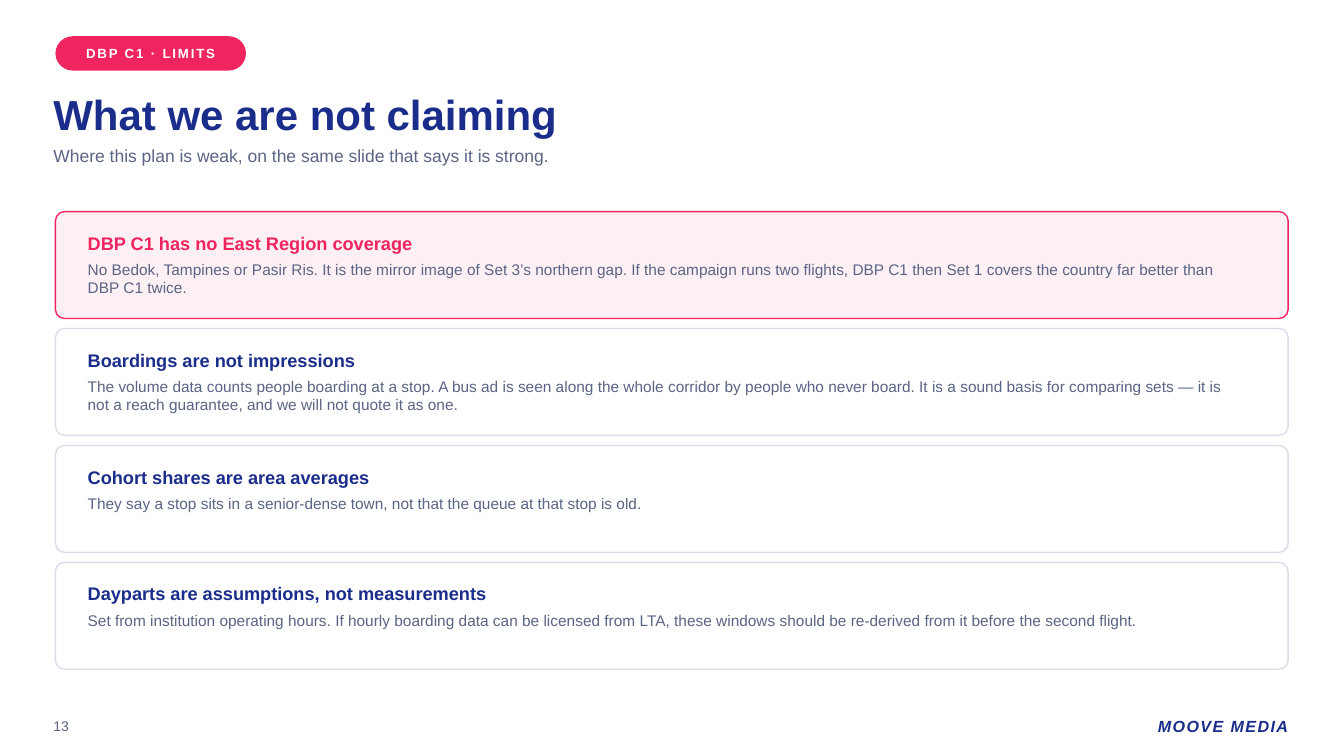
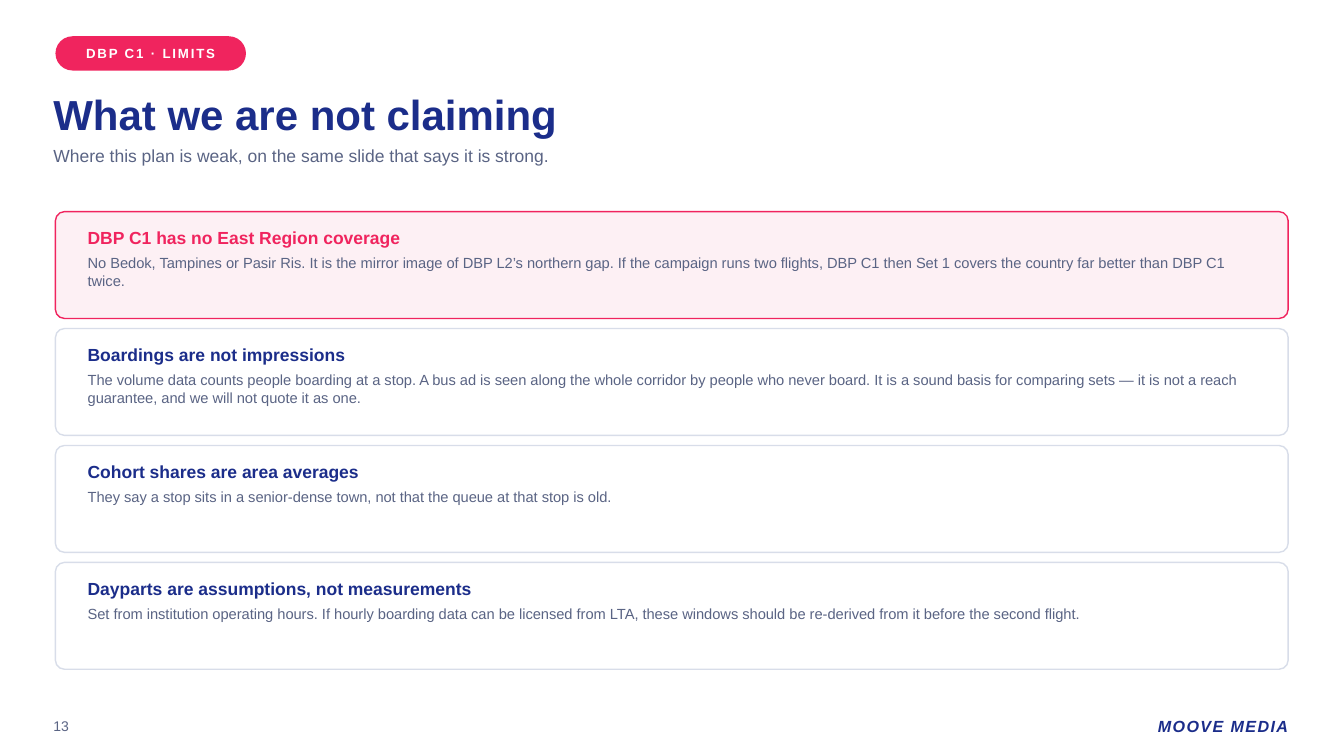
Before and after one commit to saifulanuarsg/sg-transit-atlas, a slide deck: slide 13 of docs/DBP-C1-mindline.pptx. Drawn at 1344x756 pixels with LibreOffice and Linux fonts; fonts in the diff are those of the drawing. Boxes give left, top, right and bottom in pixels: in the first picture for what was removed or moved away, otherwise in the second. Text is boxed around its words. In the diff, an @@ line names an element or a change of style, - is before the commit and + after.

```diff
--- a/docs/DBP-C1-mindline.pptx
+++ b/docs/DBP-C1-mindline.pptx
@@ text at [88,257,1225,286]: text changed; size 11 to 10.5 pt @@
-No Bedok, Tampines or Pasir Ris. It is the mirror image of Set 3’s northern gap. If the campaign runs two flights, DBP C1 then Set 1 covers the country far better than DBP C1 twice.
+No Bedok, Tampines or Pasir Ris. It is the mirror image of DBP L2’s northern gap. If the campaign runs two flights, DBP C1 then Set 1 covers the country far better than DBP C1 twice.
@@ size 11 to 10.5 pt in 3 elements at [88,608,1080,622], [88,374,1237,406], [88,491,612,505] @@
@@ size 13 to 12.5 pt in 4 elements at [88,231,400,248], [88,348,345,365], [88,465,359,482], [88,582,471,599] @@
```
Also in this commit, not shown: 8 other slides changed, 8 other files.
